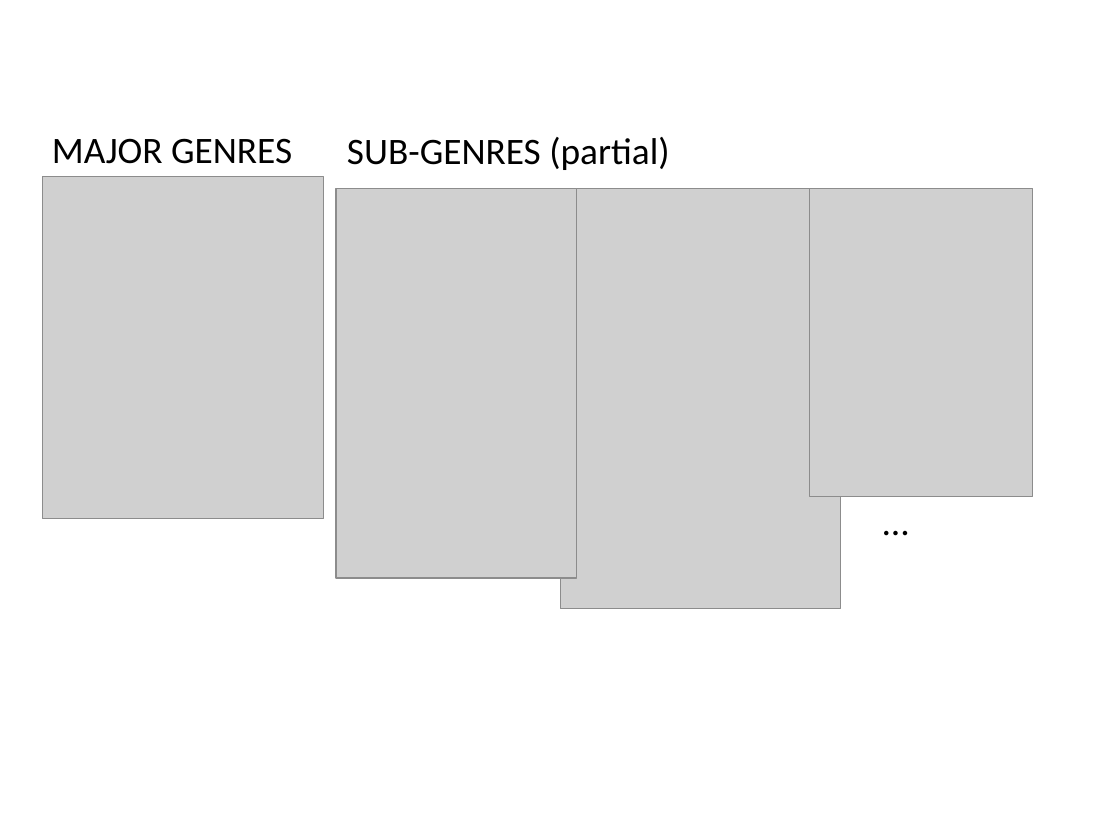
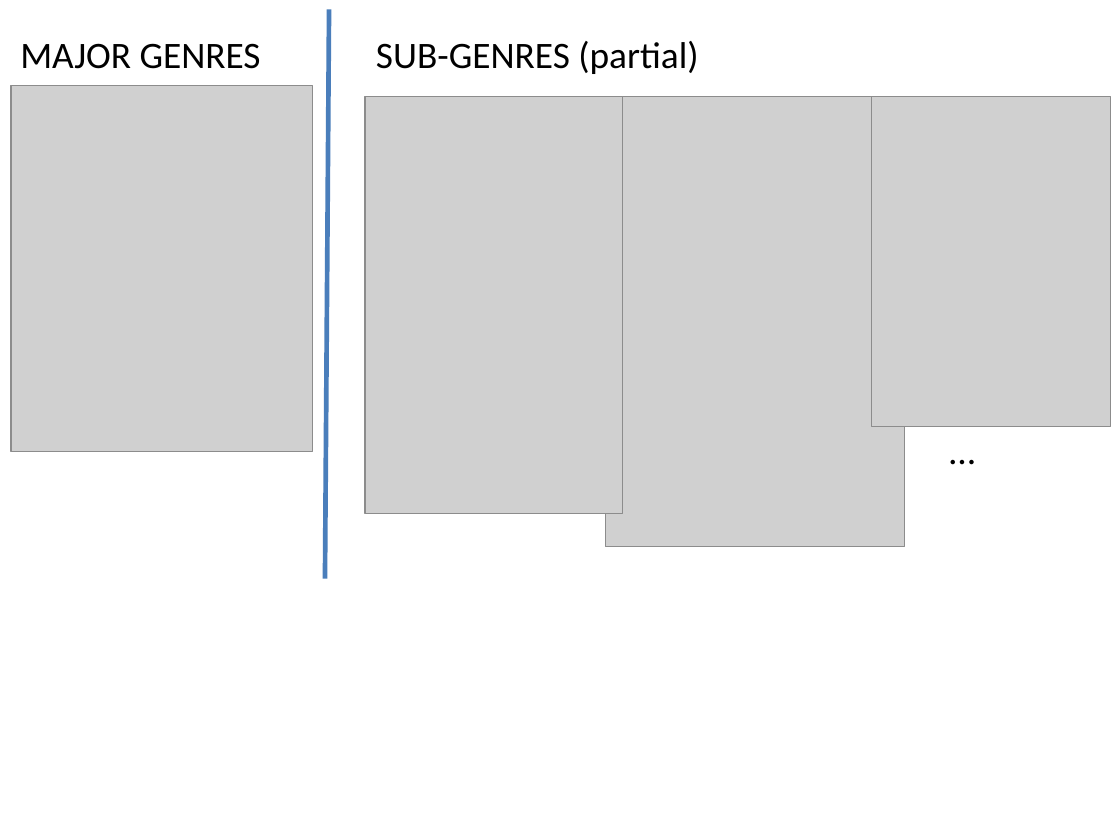
Before and after one commit to pestrela/music, a slide deck: slide 1 of traktor/various/dj_genres.pptx. Drawn at 1120x840 pixels with LibreOffice and Linux fonts; fonts in the diff are those of the drawing; grey boxes stand for pictures. Boxes give left, top, right and bottom in pixels: in the first picture for what was removed or moved away, otherwise in the second. Text is boxed around its words. In the diff, an @@ line names an element or a change of style, - is before the commit and + after.

```diff
--- a/traktor/various/dj_genres.pptx
+++ b/traktor/various/dj_genres.pptx
@@ text "MAJOR GENRES": place and size @@
-text "MAJOR GENRES" at [52, 138, 292, 164]
+text "MAJOR GENRES" at [20, 43, 261, 69]
@@ line added from (329, 9) to (325, 579), #4B7EBC 3 pt @@
@@ text "SUB-GENRES (partial)": place and size @@
-text "SUB-GENRES (partial)" at [347, 137, 669, 170]
+text "SUB-GENRES (partial)" at [376, 41, 698, 74]
@@ picture: place and size @@
-picture at [43, 177, 324, 519]
+picture at [11, 86, 312, 452]
@@ picture: place and size @@
-picture at [336, 188, 577, 578]
+picture at [365, 96, 623, 513]
@@ picture: place and size @@
-picture at [560, 188, 840, 608]
+picture at [605, 96, 905, 547]
@@ picture: place and size @@
-picture at [810, 188, 1034, 496]
+picture at [871, 96, 1111, 427]
@@ text "…" rewrapped from [871, 493, 921, 549] to [939, 422, 991, 483] @@
```
Also in this commit, not shown: 3 other files.
